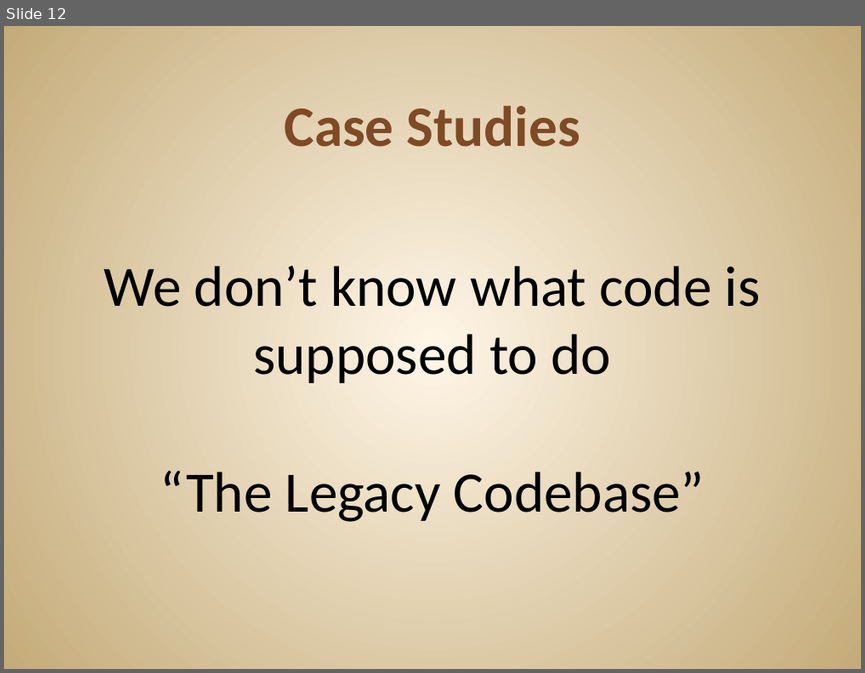
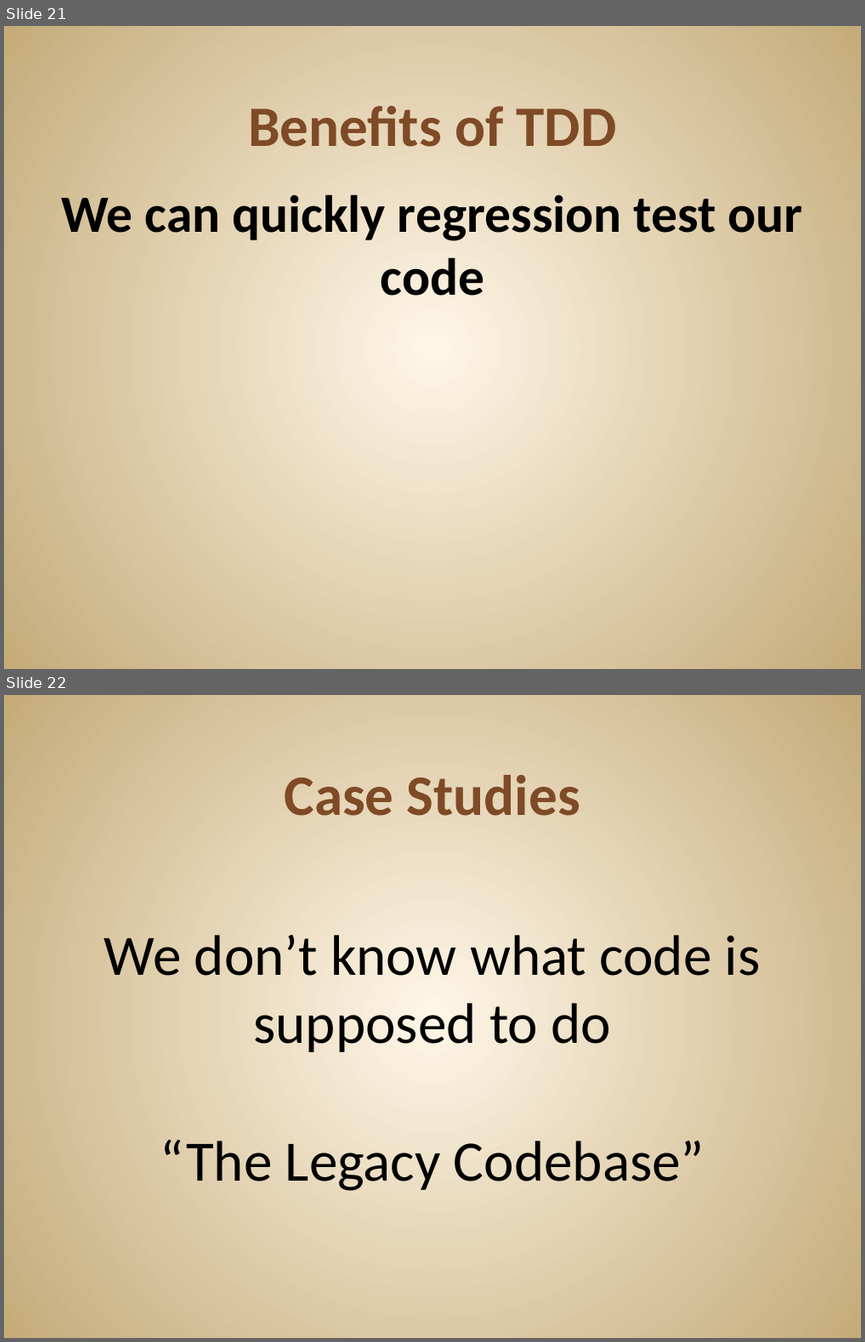
Before and after one commit to JonKruger/TDD-In-Action, a slide deck: TDD In Action.pptx. Shown one above the other, each under a label of ours: slide 12 before the commit, slides 21 and 22 after it. The pictures are 865x673 and 865x1342 pixels, drawn with LibreOffice and Linux fonts; fonts in the diff are those of the drawing. Boxes give left, top, right and bottom in pixels: in the first picture for what was removed or moved away, otherwise in the second. Text is boxed around its words. In the diff, an @@ line names an element or a change of style, - is before the commit and + after.

```diff
--- a/TDD In Action.pptx
+++ b/TDD In Action.pptx
@@ slide 21 added at [4,26,861,669], background gradient #FFF7E8 to #C4AA7A @@
@@ title added at [248,106,617,147], 48 pt, text #804B26, bold @@
+Benefits of TDD
@@ text added at [61,194,802,295], 44 pt, text #000000, bold @@
+We can quickly regression test our code
@@ what was slide 12 is now slide 22 @@
```
Also in this commit, not shown: 1 slide changed, 12 other slides added, 3 slides removed, 1 other file.
